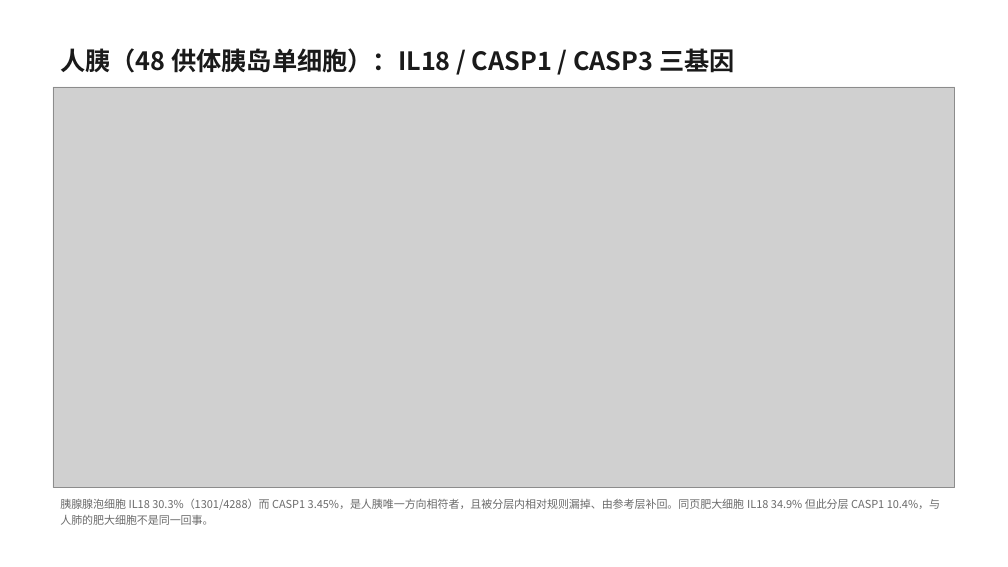
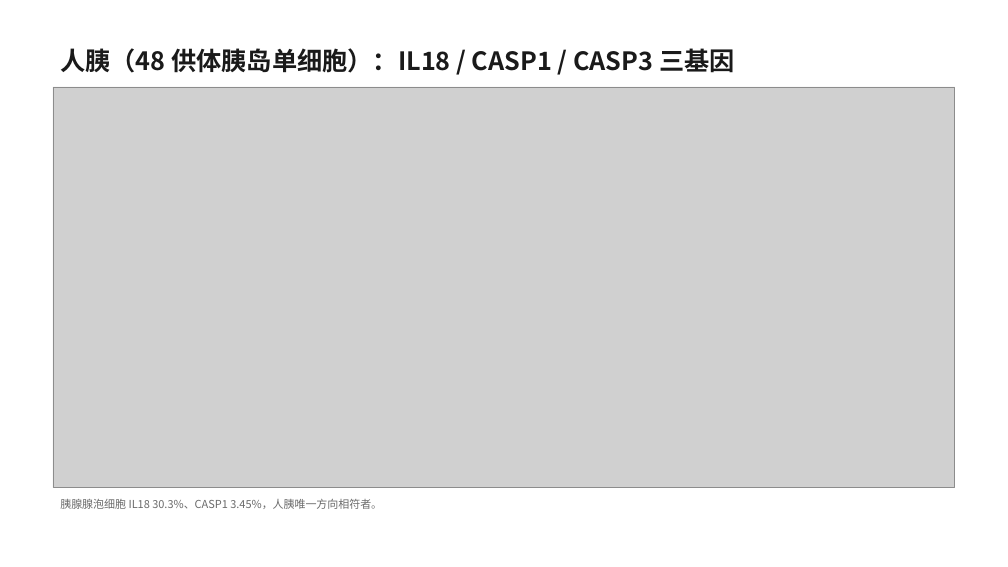
Before and after one commit to 7c96bzczcj-prog/aaa, a slide deck: slide 6 of il18_casp5organ/IL18_CASP_五器官筛选.pptx. Drawn at 1008x567 pixels with LibreOffice and Linux fonts; fonts in the diff are those of the drawing; grey boxes stand for pictures. Boxes give left, top, right and bottom in pixels: in the first picture for what was removed or moved away, otherwise in the second. Text is boxed around its words. In the diff, an @@ line names an element or a change of style, - is before the commit and + after.

```diff
--- a/il18_casp5organ/IL18_CASP_五器官筛选.pptx
+++ b/il18_casp5organ/IL18_CASP_五器官筛选.pptx
@@ text at box(60, 499, 382, 509): text changed @@
-胰腺腺泡细胞 IL18 30.3%（1301/4288）而 CASP1 3.45%，是人胰唯一方向相符者，且被分层内相对规则漏掉、由参考层补回。同页肥大细胞 IL18 34.9% 但此分层 CASP1 10.4%，与人肺的肥大细胞不是同一回事。
+胰腺腺泡细胞 IL18 30.3%、CASP1 3.45%，人胰唯一方向相符者。
```
Also in this commit, not shown: 11 other slides changed, 1 slide added, 2 slides removed, 13 other files.
